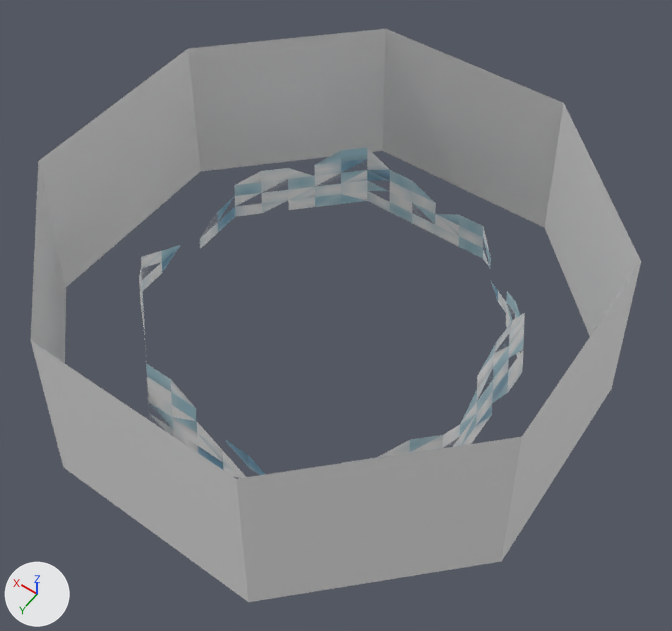
The FBX model Assets/Models/__WORLD__/clouds/clouds.fbx, before and after one commit.
The view is the same before and after, from a camera (50 mm lens) standing at (-7.38, 10.0, 16.63) and looking at (-0.51, 0.39, 1.52). Arrows for +X, +Y and +Z are at lower left; the lights stay in place. The first picture is the older version. Where no turn or scale is listed for an object, it has been applied to the vertices.

Before the edit, the objects in view are built like this:
```python
me_cylinder = bpy.data.meshes.new('cylinder')
me_cylinder.from_pydata(...)  # 16 vertices, 8 faces; spans x -5.75..5.75, y -5.75..5.75, z 0.0..4.0
me_ring1 = bpy.data.meshes.new('ring1')
me_ring1.from_pydata(...)  # 181 vertices, 203 faces; spans x -4.0..4.0, y -4.0..4.0, z 0.0..2.4
me_ring1.materials.append(mat_cloudring1_png)  # picture img_cloudring1_png
ob_cylinder = bpy.data.objects.new('cylinder', me_cylinder)
ob_cylinder.location = (0.0, 0.0, 0.0)
ob_ring1 = bpy.data.objects.new('ring1', me_ring1)
ob_ring1.location = (0.0, 0.0, 0.0)
```
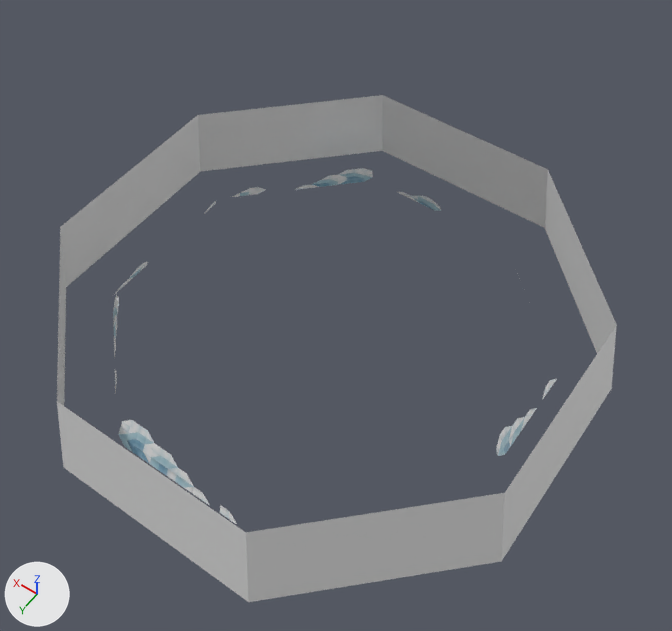
Commit message: wip clouds

What changed in the scene script:
```text
Change me_ring1:
    used by ob_ring1; location = (0.0, 0.0, 0.0)
    remove me_ring1.from_pydata(...)  # 181 vertices, 203 faces; spans x -4.0..4.0, y -4.0..4.0, z 0.0..2.4
    add me_ring1.from_pydata(...)  # 199 vertices, 168 faces; spans x -5.51..3.87, y -4.72..4.65, z -0.2..0.55
    me_ring1 part 1: the loose piece of 62 vertices spanning x -4.0..-2.07, y -3.53..3.49, z 0.0..2.4 is deleted
    me_ring1 part 2: the loose piece of 4 vertices spanning x -1.62..-0.32, y 3.85..3.9, z 0.8..1.2 is deleted
    me_ring1 part 3: 115 vertices removed from x -2.1..4.0, y -4.0..4.0, z 0.0..2.4; 153 vertices added at x -2.08..3.87, y -4.72..4.65, z -0.2..0.55
    me_ring1 part 4: 27 vertices added at x -5.51..-5.29, y -1.98..0.53, z -0.2..0.36
    other edits to the shape of me_ring1 do not show in these pictures
Change me_cylinder:
    used by ob_cylinder; location = (0.0, 0.0, 0.0)
    remove me_cylinder.from_pydata(...)  # 16 vertices, 8 faces; spans x -5.75..5.75, y -5.75..5.75, z 0.0..4.0
    add me_cylinder.from_pydata(...)  # 16 vertices, 8 faces; spans x -5.75..5.75, y -5.75..5.75, z 0.0..2.13
    me_cylinder part 5: the whole mesh is scaled about the mesh origin by (1, 1, 0.531)
Change ob_ring1:
    ob_ring1.location: (0.0, 0.0, 0.0) -> (0.82, 0.04, 0.2)
```

Boxes (x1, y1, x2, y2) around the edits, measured in the pictures (672 x 631 px; the box of a moved part takes in the faces that stretch with it):
'cylinder', rescaled (8% narrower, 11% shorter): before (31, 29, 641, 602); after (57, 95, 617, 602)
'ring1', reshaped, moved (15% wider, 8% taller): before (139, 148, 525, 478); after (113, 168, 557, 524)
part 1 of me_ring1, deleted: before (343, 280, 525, 463)
part 2 of me_ring1, deleted: before (224, 439, 265, 475)
part 3 of me_ring1, moved or reshaped: before (139, 148, 491, 478); after (113, 168, 441, 524)
part 4 of me_ring1, added: after (496, 379, 557, 456)
